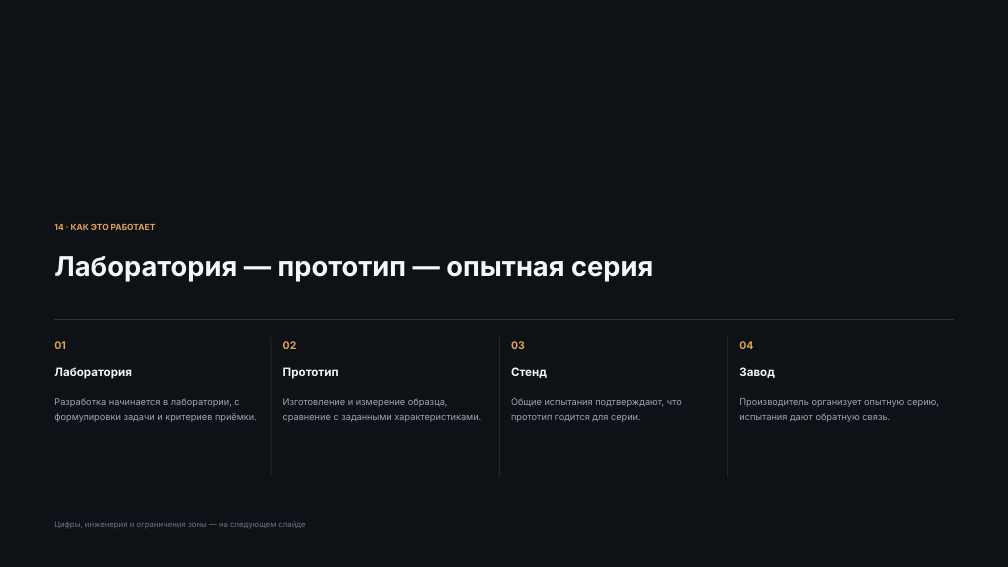
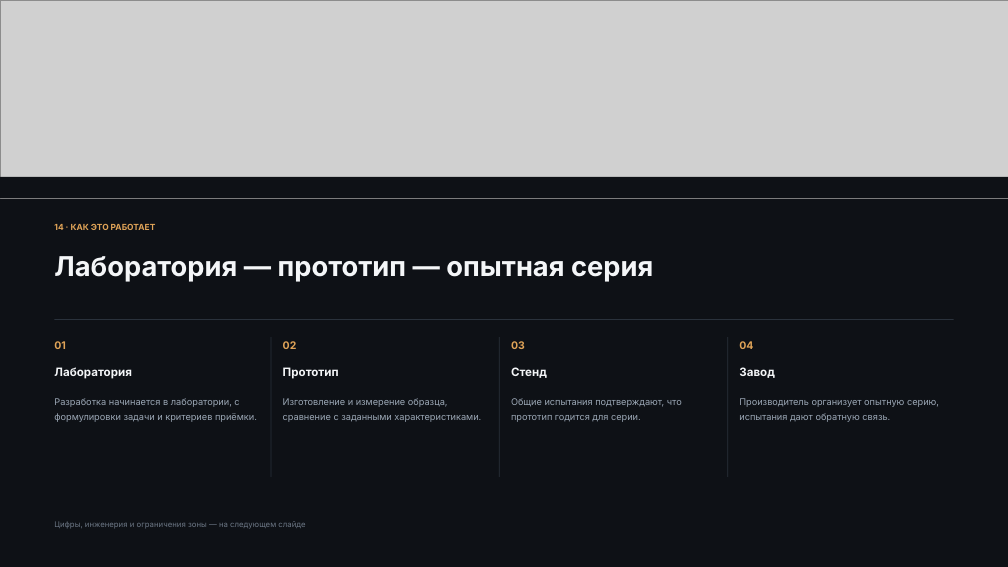
Before and after one commit to q984q/pr123, a slide deck: slide 60 of Sokol_приложение_зоны_v2.pptx. Drawn at 1008x567 pixels with LibreOffice and Linux fonts; fonts in the diff are those of the drawing; grey boxes stand for pictures. Boxes give left, top, right and bottom in pixels: in the first picture for what was removed or moved away, otherwise in the second. Text is boxed around its words. In the diff, an @@ line names an element or a change of style, - is before the commit and + after.

```diff
--- a/Sokol_приложение_зоны_v2.pptx
+++ b/Sokol_приложение_зоны_v2.pptx
@@ picture added at (0,0,1008,198) @@
@@ rectangle added at (0,177,1008,198), fill #0E1116 @@
```
Also in this commit, not shown: 19 other slides changed, 11 other files.
